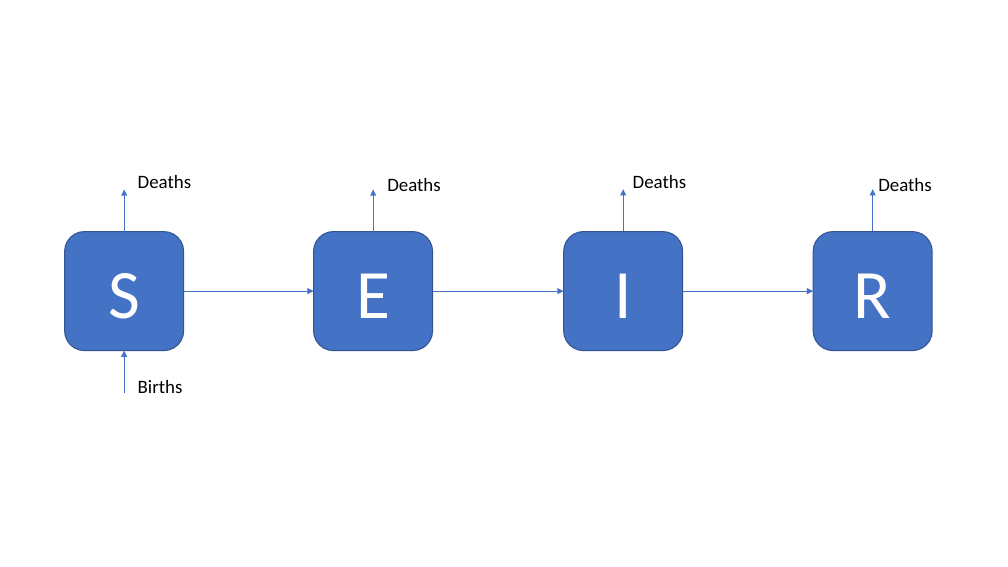
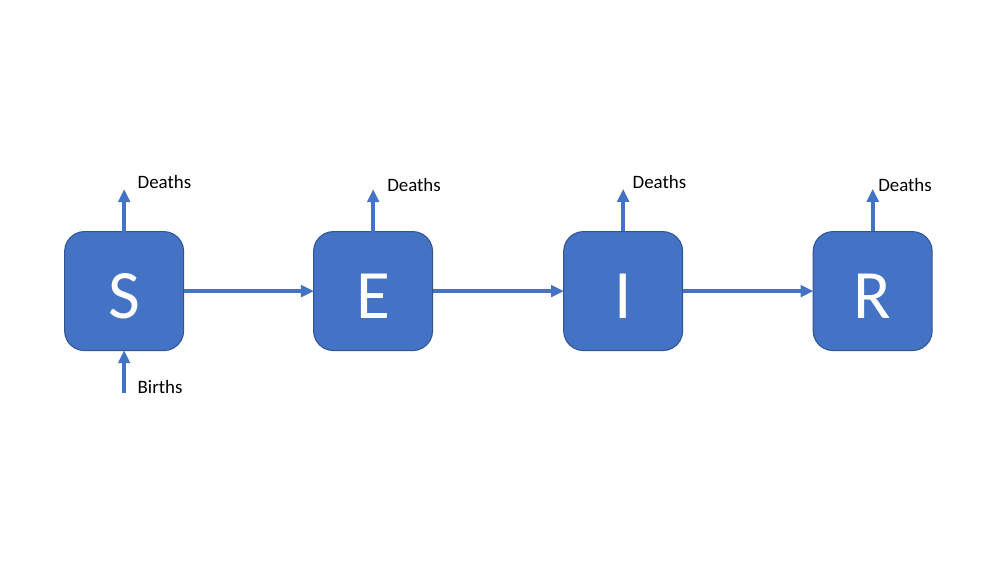
Before and after one commit to bristolmathmodellers/biddmodellingcourse, a slide deck: slide 1 of docs/articles/resources/SEIR_base_model.pptx. Drawn at 1008x567 pixels with LibreOffice and Linux fonts; fonts in the diff are those of the drawing. Boxes give left, top, right and bottom in pixels: in the first picture for what was removed or moved away, otherwise in the second. Text is boxed around its words. In the diff, an @@ line names an element or a change of style, - is before the commit and + after.

```diff
--- a/docs/articles/resources/SEIR_base_model.pptx
+++ b/docs/articles/resources/SEIR_base_model.pptx
@@ arrow (124, 231) - (124, 190): stroke #4472C4 0.5 pt to #4472C4 4 pt @@
@@ arrow (374, 231) - (374, 190): stroke #4472C4 0.5 pt to #4472C4 4 pt @@
@@ arrow (623, 231) - (623, 189): stroke #4472C4 0.5 pt to #4472C4 4 pt @@
@@ arrow (873, 231) - (873, 189): stroke #4472C4 0.5 pt to #4472C4 4 pt @@
@@ arrow (184, 291) - (314, 291): stroke #4472C4 0.5 pt to #4472C4 4 pt @@
@@ arrow (433, 291) - (564, 291): stroke #4472C4 0.5 pt to #4472C4 4 pt @@
@@ arrow (683, 291) - (814, 291): stroke #4472C4 0.5 pt to #4472C4 4 pt @@
@@ arrow (124, 393) - (124, 351): stroke #4472C4 0.5 pt to #4472C4 4 pt @@
```
Also in this commit, not shown: 29 other files.
